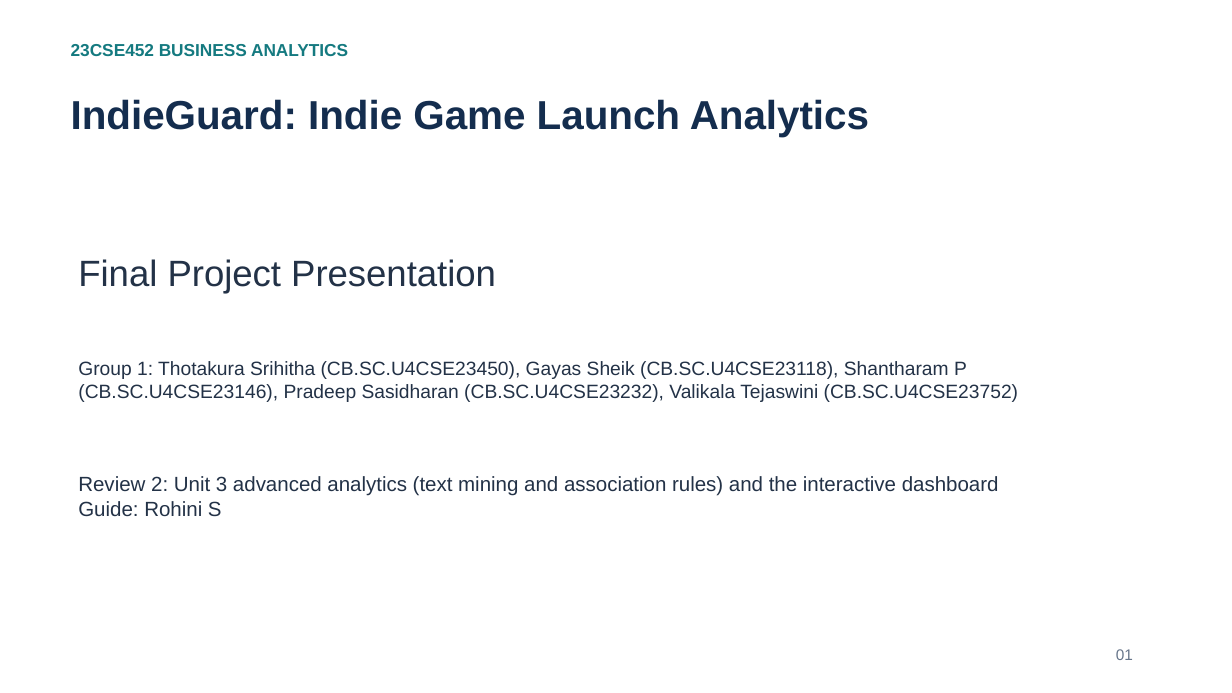
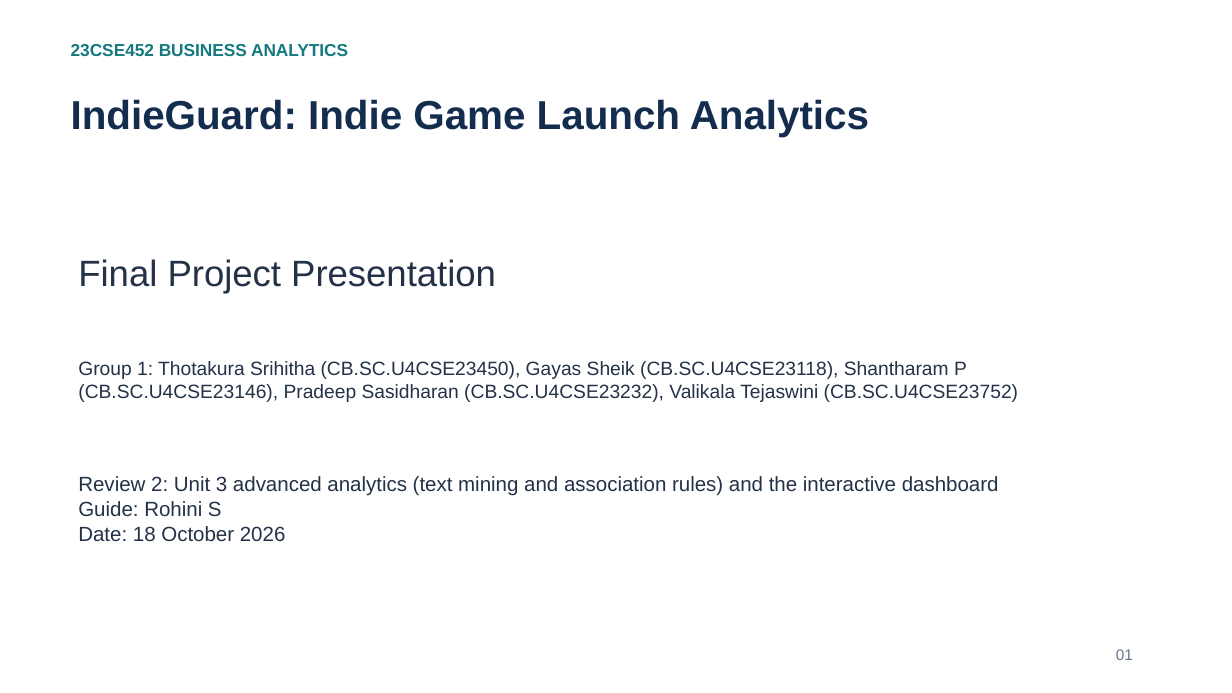
Before and after one commit to Shan713/IndieGuard, a slide deck: slide 1 of slides/review2.pptx. Drawn at 1232x693 pixels with LibreOffice and Linux fonts; fonts in the diff are those of the drawing. Boxes give left, top, right and bottom in pixels: in the first picture for what was removed or moved away, otherwise in the second. Text is boxed around its words. In the diff, an @@ line names an element or a change of style, - is before the commit and + after.

Commit message:
Review 2 slide 1: add presentation date

```diff
--- a/slides/review2.pptx
+++ b/slides/review2.pptx
@@ text at (x1=78, y1=476, x2=999, y2=541): text changed @@
-Review 2: Unit 3 advanced analytics (text mining and association rules) and the interactive dashboard
-Guide: Rohini S
+Review 2: Unit 3 advanced analytics (text mining and association rules) and the interactive dashboard
+Guide: Rohini S
+Date: 18 October 2026
```
